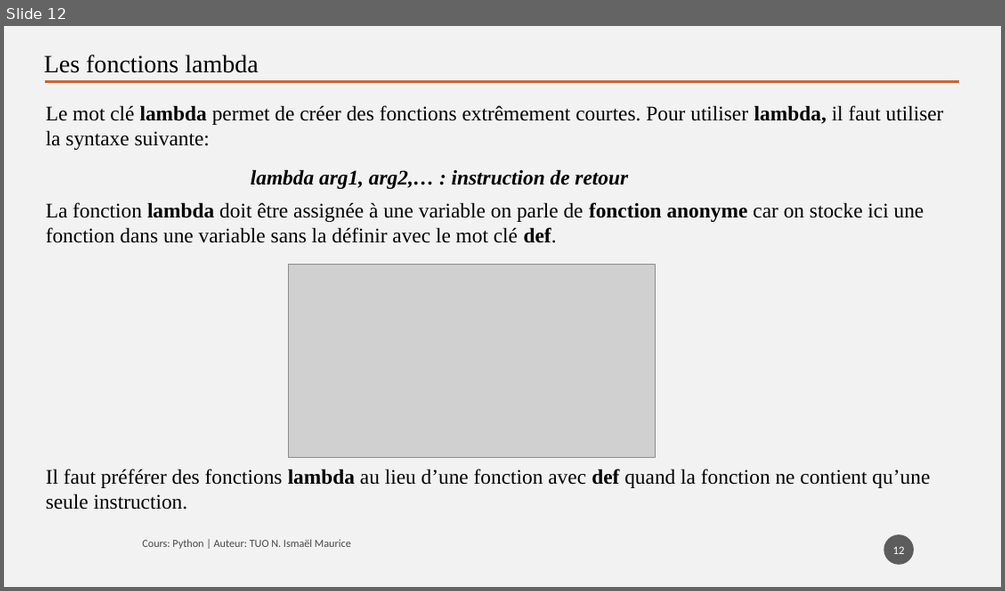
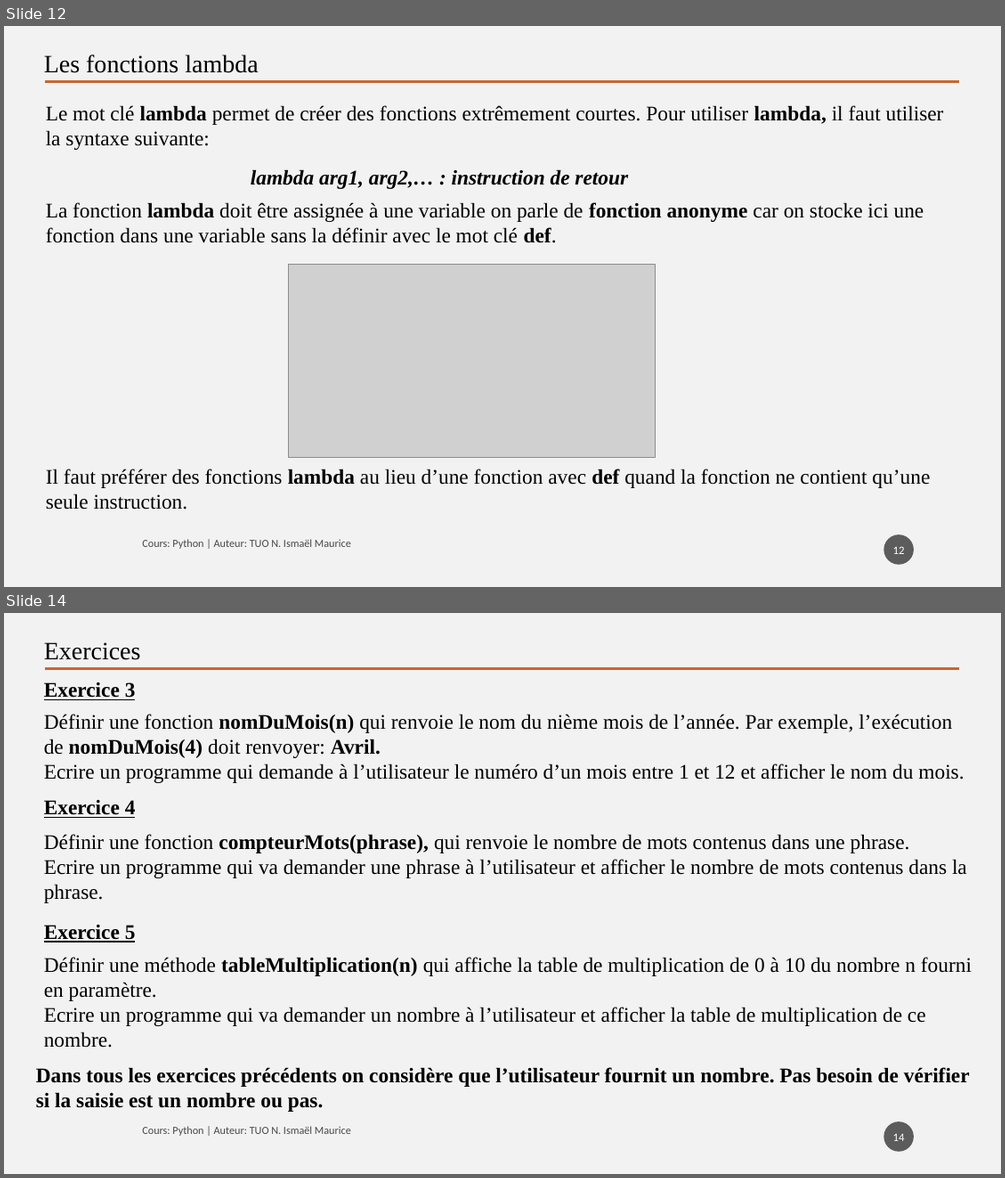
Before and after one commit to tisma95/cours-python, a slide deck: source/Chapitre 5 - Les fonctions.pptx. Shown one above the other, each under a label of ours: slide 12 before the commit, slides 12 and 14 after it; the slides between them are not shown. The pictures are 1005x591 and 1005x1178 pixels, drawn with LibreOffice and Linux fonts; fonts in the diff are those of the drawing; grey boxes stand for pictures. Boxes give left, top, right and bottom in pixels: in the first picture for what was removed or moved away, otherwise in the second. Text is boxed around its words. In the diff, an @@ line names an element or a change of style, - is before the commit and + after.

Commit message:
Feat(chp): Ajout des exercices sur les fonction
Rédaction de la partie exercice sur les fonctions et convertion en pdf

```diff
--- a/source/Chapitre 5 - Les fonctions.pptx
+++ b/source/Chapitre 5 - Les fonctions.pptx
@@ slide 14 added at (4, 613, 1001, 1174), background #F2F2F2 @@
@@ text added at (44, 642, 141, 660), 24 pt, text #000000 @@
+Exercices
@@ text added at (44, 682, 136, 700), 20 pt, text #000000, bold, underline @@
+Exercice 3
@@ line added from (45, 668) to (959, 668), #C96731 2.5 pt @@
@@ text added at (44, 714, 963, 783), 20 pt, text #000000 @@
+Définir une fonction nomDuMois(n) qui renvoie le nom du nième mois de l’année. Par exemple, l’exécution de nomDuMois(4) doit renvoyer: Avril.
+Ecrire un programme qui demande à l’utilisateur le numéro d’un mois entre 1 et 12 et afficher le nom du mois.
@@ text added at (44, 800, 136, 818), 20 pt, text #000000, bold, underline @@
+Exercice 4
@@ text added at (44, 834, 967, 903), 20 pt, text #000000 @@
+Définir une fonction compteurMots(phrase), qui renvoie le nombre de mots contenus dans une phrase.
+Ecrire un programme qui va demander une phrase à l’utilisateur et afficher le nombre de mots contenus dans la phrase.
@@ text added at (44, 925, 136, 942), 20 pt, text #000000, bold, underline @@
+Exercice 5
@@ text added at (44, 957, 971, 1047), 20 pt, text #000000 @@
+Définir une méthode tableMultiplication(n) qui affiche la table de multiplication de 0 à 10 du nombre n fourni en paramètre.
+Ecrire un programme qui va demander un nombre à l’utilisateur et afficher la table de multiplication de ce nombre.
@@ text added at (36, 1067, 970, 1111), 20 pt, text #000000, bold @@
+Dans tous les exercices précédents on considère que l’utilisateur fournit un nombre. Pas besoin de vérifier si la saisie est un nombre ou pas.
@@ text added at (142, 1126, 351, 1135), 10.5 pt, text #000000 at 70% opacity @@
+Cours: Python | Auteur: TUO N. Ismaël Maurice
@@ page number added at (884, 1121, 914, 1151), fill #1D1D1D at 70% opacity, 11 pt, text #FFFFFF @@
+14
```
Also in this commit, not shown: 3 slides changed, 1 other slide added, 1 other file.
